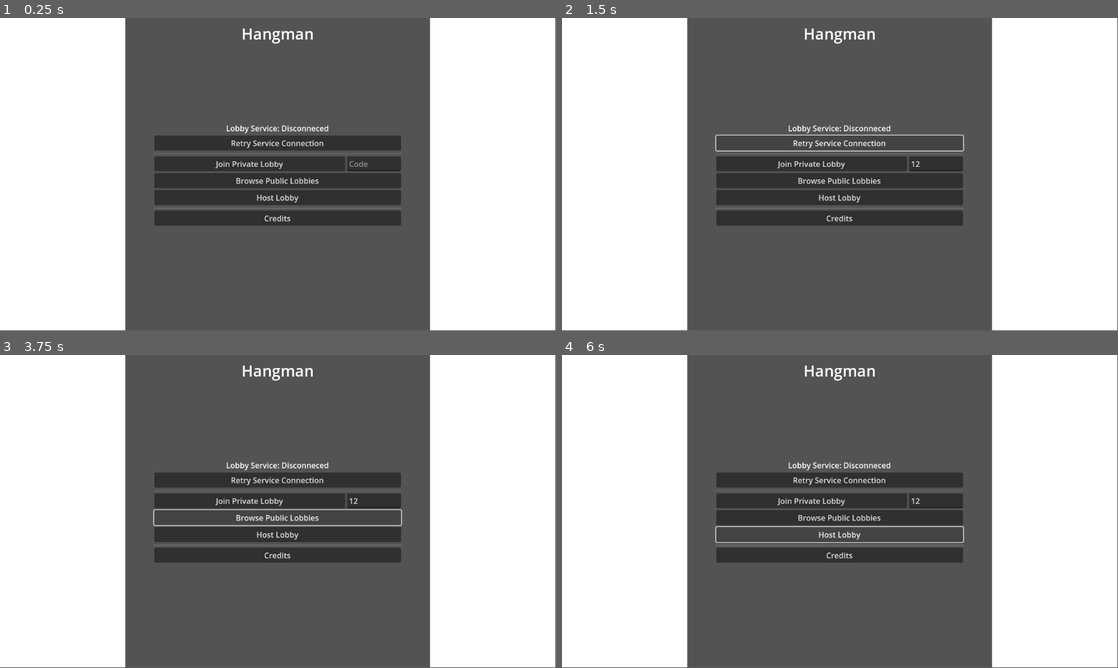
Above: before the commit, frames 1-4 (two rows, left to right).
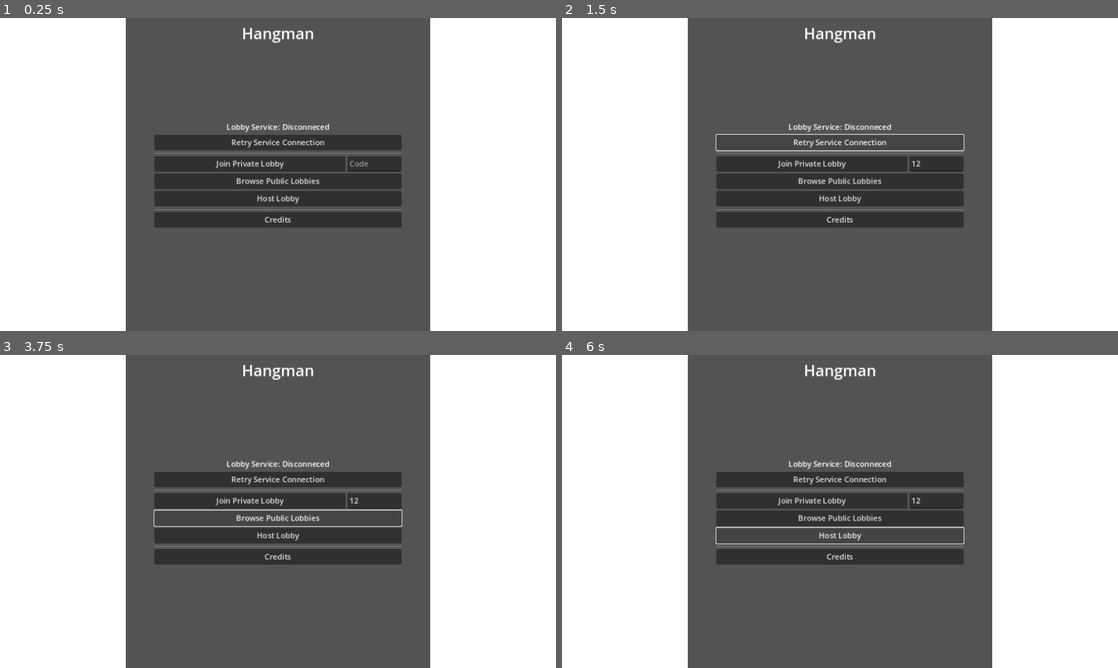
Above: after the commit, the same moments.

Repository: blazium-engine/example-game-hangman
Game: Godot game, scene res://menus/main_menu.tscn
Two runs of this game, one before a commit and one after it. Both use one fixed random seed, a clock stepped at 60 frames per second and the inputs below.
Inputs (mouse positions are in pixels of both pictures, inside the frame that each line leads up to):
- Up to frame 1 (0.25 s): no input
- Up to frame 2 (1.5 s): click (934, 165) at 0.52 s; type "12" at 0.6 s; click "Retry Service Connection" at 1.25 s
- Up to frame 3 (3.75 s): click "Retry Service Connection" at 2 s; click "Retry Service Connection" at 2.75 s; click "Browse Public Lobbies" at 3.5 s
- Up to frame 4 (6 s): click "Browse Public Lobbies" at 4.25 s; click "Browse Public Lobbies" at 5 s; click "Host Lobby" at 5.75 s
In our replay, the window is 799x449 before the commit and 800x450 after it. These sizes can differ from the game's own. Grey fills any space a smaller window leaves; there, only what the larger window draws over its background counts as a difference.

The runs differ from the first frame. In frame 1, 2.8% of the frame differs, in the area x 22-78%, y 0-100%; in frame 2, 3.2%; in frame 3, 3.1%; in frame 4, 3.1%.
Error after the commit: Parse Error: Could not find type "BlaziumLobby" in the current scope. (res://menus/main_menu.gd:3)

Commit message:
update123

Diff:
--- /dev/null
+++ b/main.tscn
@@ -0,0 +1,10 @@
+[gd_scene load_steps=2 format=3 uid="uid://bvyuw31lvsal7"]
+
+[ext_resource type="PackedScene" uid="uid://cjp8uk6p1a5l7" path="res://menus/main_menu.tscn" id="1_0l2fk"]
+
+[node name="Main" type="Node"]
+
+[node name="BlaziumLobby" type="BlaziumLobby" parent="."]
+
+[node name="MainMenu" parent="." node_paths=PackedStringArray("lobby") instance=ExtResource("1_0l2fk")]
+lobby = NodePath("../BlaziumLobby")
--- /dev/null
+++ b/menus/credits_menu.tscn
@@ -0,0 +1,9 @@
+[gd_scene format=3 uid="uid://b0tvm3x1npqxa"]
+
+[node name="CreditsMenu" type="Control"]
+layout_mode = 3
+anchors_preset = 15
+anchor_right = 1.0
+anchor_bottom = 1.0
+grow_horizontal = 2
+grow_vertical = 2
--- /dev/null
+++ b/menus/main_menu.gd
@@ -0,0 +1,12 @@
+extends ColorRect
+
+@export var lobby: BlaziumLobby
+
+# Called when the node enters the scene tree for the first time.
+func _ready() -> void:
+	lobby.connect_to_lobby()
+
+
+# Called every frame. 'delta' is the elapsed time since the previous frame.
+func _process(delta: float) -> void:
+	pass
--- a/menus/main_menu.tscn
+++ b/menus/main_menu.tscn
@@ -1,6 +1,7 @@
-[gd_scene load_steps=2 format=3 uid="uid://cjp8uk6p1a5l7"]
+[gd_scene load_steps=3 format=3 uid="uid://cjp8uk6p1a5l7"]
 
 [ext_resource type="LabelSettings" uid="uid://dhbiycipdoc0d" path="res://menus/header_label_settings.tres" id="1_7o5e6"]
+[ext_resource type="Script" path="res://menus/main_menu.gd" id="1_g12lh"]
 
 [node name="MainMenu" type="ColorRect"]
 anchors_preset = 15
@@ -8,6 +9,7 @@
 anchor_bottom = 1.0
 grow_horizontal = 2
 grow_vertical = 2
+script = ExtResource("1_g12lh")
 
 [node name="HBoxContainer" type="HBoxContainer" parent="."]
 layout_mode = 1
--- a/project.godot
+++ b/project.godot
@@ -15,6 +15,10 @@
 config/features=PackedStringArray("4.3", "GL Compatibility")
 config/icon="res://icon.svg"
 
+[display]
+
+window/stretch/mode="canvas_items"
+
 [dotnet]
 
 project/assembly_name="example-game-hangman"
Not shown, changed: .gitignore
